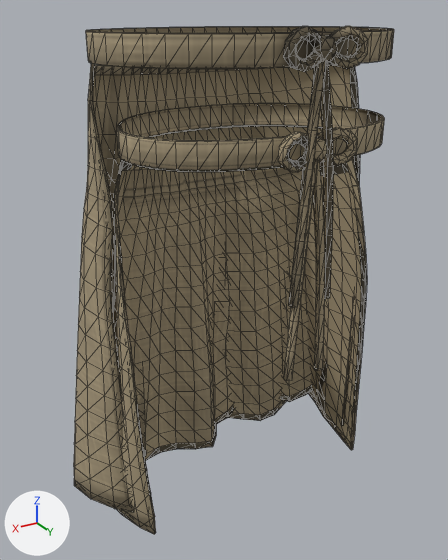
What one commit did to the glTF model packages/wanderworld/assets/models/outfit-apron.glb.
One viewpoint serves both versions: a 50 mm camera at (0.4, 0.582, 1.165) aimed at (0.02, -0.051, 0.848). The lights are fixed; the arrows at lower left show +X, +Y and +Z. The picture after the commit comes second. Mesh edges are drawn as thin lines. Vertices at exactly the same position are counted once.

Names of what the first picture shows: 'female', 'male'.
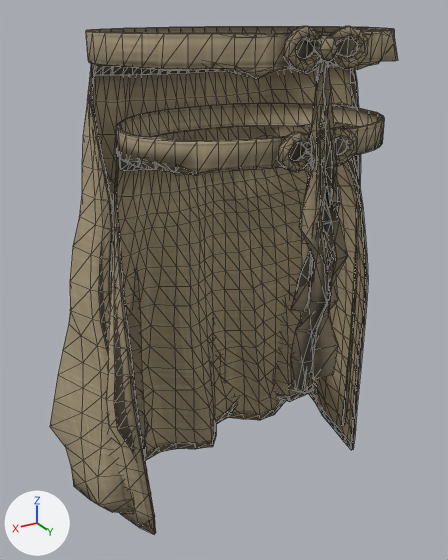
Pixel boxes [x1, y1, x2, y2] of what changed, in the pictures (448 x 560 px; the box of a moved part takes in the faces that stretch with it):
'female', reshaped: before [112, 103, 385, 534]; after [106, 103, 385, 534]
'male', reshaped (9% wider): before [74, 26, 394, 512]; after [50, 26, 398, 514]
part 1 of me_female, moved or reshaped: before [112, 105, 382, 527]; after [106, 103, 382, 528]
part 2 of me_female, surface changed: [112, 103, 385, 534] in both
part 3 of me_male, moved or reshaped: before [74, 29, 360, 512]; after [50, 29, 361, 514]
part 4 of me_male, moved or reshaped: before [124, 29, 394, 307]; after [124, 29, 398, 311]
part 5 of me_male, surface changed: before [79, 26, 365, 450]; after [70, 26, 365, 449]

The change, as a list of edits to the scene's bpy script:
```text
Change me_female:
    used by ob_female; location = (0.0, 0.0, 0.0)
    remove me_female.from_pydata(...)  # 1069 vertices, 1926 faces; spans x -0.203..0.204, y -0.154..0.105, z 0.542..1.059
    add me_female.from_pydata(...)  # 1070 vertices, 1926 faces; spans x -0.211..0.208, y -0.162..0.136, z 0.542..1.059
    me_female part 1: 532 vertices moved from x -0.2..0.199, y -0.154..0.102, z 0.546..1.054 to x -0.211..0.208, y -0.162..0.136, z 0.545..1.059; 3 vertices removed from x -0.031..0.064, y 0.083..0.091, z 1.024..1.039; 4 vertices added at x -0.031..0.064, y 0.084..0.091, z 1.025..1.04
    me_female part 2: 1784 kept faces spanning x -0.211..0.208, y -0.162..0.136, z 0.542..1.059 get new texture (UV) coordinates
Change me_male:
    used by ob_male; location = (0.0, 0.0, 0.0)
    remove me_male.from_pydata(...)  # 1131 vertices, 2046 faces; spans x -0.239..0.229, y -0.202..0.109, z 0.562..1.154
    add me_male.from_pydata(...)  # 1132 vertices, 2046 faces; spans x -0.254..0.25, y -0.211..0.119, z 0.561..1.154
    me_male part 3: 405 vertices moved from x -0.239..0.229, y -0.202..-0.014, z 0.562..1.119 to x -0.254..0.25, y -0.211..-0.009, z 0.561..1.124; 1 vertex removed from x -0.103, y -0.135, z 1.119; 1 vertex added at x -0.104, y -0.136, z 1.119
    me_male part 4: 137 vertices moved from x -0.137..0.162, y 0.01..0.105, z 0.873..1.149 to x -0.138..0.163, y 0.01..0.119, z 0.848..1.149; 1 vertex added at x 0.0, y 0.095, z 1.134
    me_male part 5: 1300 kept faces spanning x -0.254..0.218, y -0.211..0.119, z 0.561..1.154 get new texture (UV) coordinates
```
